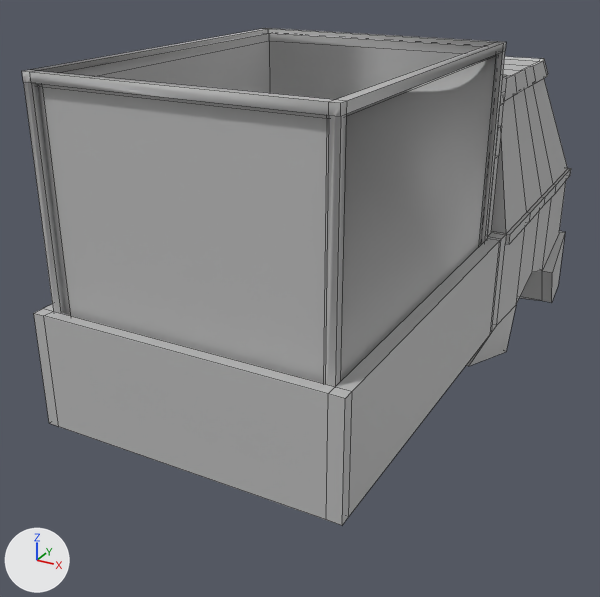
What one commit did to the FBX model FishDelivery/Assets/Models/Truck.fbx.
Before and after are seen from a 50 mm lens placed at (0.0218, -0.0464, 0.0337), pointed at (-0.0028, -0.0015, 0.0112). The axes (+X, +Y, +Z) are drawn at lower left. The lights are the same throughout. Mesh edges are drawn as thin lines. Where no turn or scale is listed for an object, it has been applied to the vertices. Vertices at the same position are counted once.
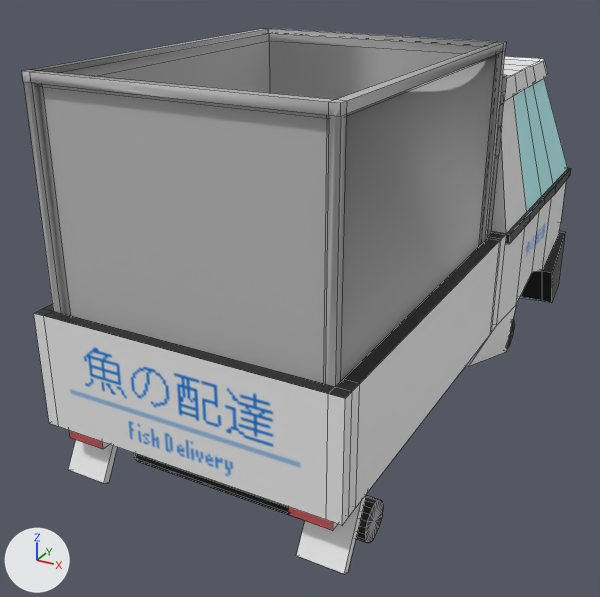
Where the newer file only moved an object's origin or applied its transform, the numbers keep the older frame.

Location of each change, [x1, y1, x2, y2] in pixels of the pictures (600 x 597 px):
'Chasis', reshaped (10% taller)
    before: [34, 56, 571, 525]
    after: [34, 56, 571, 574]
part 1 of me_mesh, added
    after: [134, 453, 383, 543]
part 2 of me_mesh, added
    after: [507, 319, 515, 348]
part 3 of me_mesh, built on
    before: [44, 181, 566, 516]
    after: [44, 181, 566, 574]
part 4 of me_mesh, recoloured
    both: [34, 56, 571, 525]
part 5 of me_mesh, recoloured (grey to black)
    both: [35, 231, 506, 398]

Edits to the bpy script that builds the scene:
```text
Add img_uv_map2_png:
    img_uv_map2_png = load_image('UV_MAP2.png', '_unpacked/UV_MAP2.png', 512, 512, 'sRGB')
Add mat_lambert6:
    mat_lambert6 = principled_material('lambert6')
    mat_lambert6.base_color = (0.015, 0.015, 0.015)  # black #212121
Add mat_lambert5:
    mat_lambert5 = principled_material('lambert5')
    mat_lambert5.texture = img_uv_map2_png  # with its transparency
Change me_mesh:
    used by ob_chasis; location = (0.0, 0.00996, 0.01548); rotation_euler = (1.571, 0.0, 0.0), in degrees (90, 0, 0); scale = (0.01, 0.01, 0.01)
    remove me_mesh.from_pydata(...)  # 247 vertices, 237 faces; spans x -0.97..0.97, y -0.99..1.03, z -1.34..2.89
    add me_mesh.from_pydata(...)  # 401 vertices, 413 faces; spans x -0.97..0.97, y -1.22..1.03, z -1.34..2.89
    me_mesh part 1: a new loose piece, a 20-sided cylinder along x spanning x -0.78..0.78, y -1.22..-0.98, z 2.13..2.36, in mat_lambert5 (picture img_uv_map2_png)
    me_mesh part 2: a new loose piece, a 20-sided cylinder along x spanning x -0.78..0.78, y -1.22..-0.98, z -0.5..-0.27, in mat_lambert5 (picture img_uv_map2_png)
    me_mesh part 3
    16 faces are deleted
    3 vertices in x 0.3, y -0.99..-0.63, z 0.5..2.75 move by (0.31, 0.0, 0.0)
    3 vertices in x -0.3, y -0.99..-0.63, z 0.5..2.75 move by (-0.31, 0.0, 0.0)
    4 vertices move from x -0.3..0.3, y -0.99..-0.95, z -0.4..2.45 to x -0.61..0.61, y -1.1..-1.08, z -0.4..2.35
    38 vertices are added at x -0.89..0.89, y -0.99..0.0, z -1.29..2.82
    10 new vertices lie (0.0, 0.0, 2.09) away from vertices in x -0.89..0.89, y -0.63..0.03, z 0.65
    14 new vertices lie (0.33, 0.0, 0.0) away from vertices in x -0.78..0.45, y -0.63..0.0, z -1.29..2.82
    8 new vertices lie (0.26, 0.0, 0.0) away from vertices in x -0.87..0.61, y -0.99..-0.59, z 2.56..2.82
    68 new faces join them, mat_lambert5 (picture img_uv_map2_png)
    4 new faces join them, mat_lambert6 (black #212121)
    me_mesh part 4: 213 faces spanning x -0.97..0.97, y -1.1..1.03, z -1.34..2.89 switch from mat_lambert2 (grey #bcbcbc) to mat_lambert5 (picture img_uv_map2_png)
    me_mesh part 5: 8 faces spanning x -0.89..0.89, y 0.03, z 0.5..2.89 switch from mat_lambert2 (grey #bcbcbc) to mat_lambert6 (black #212121)
```
